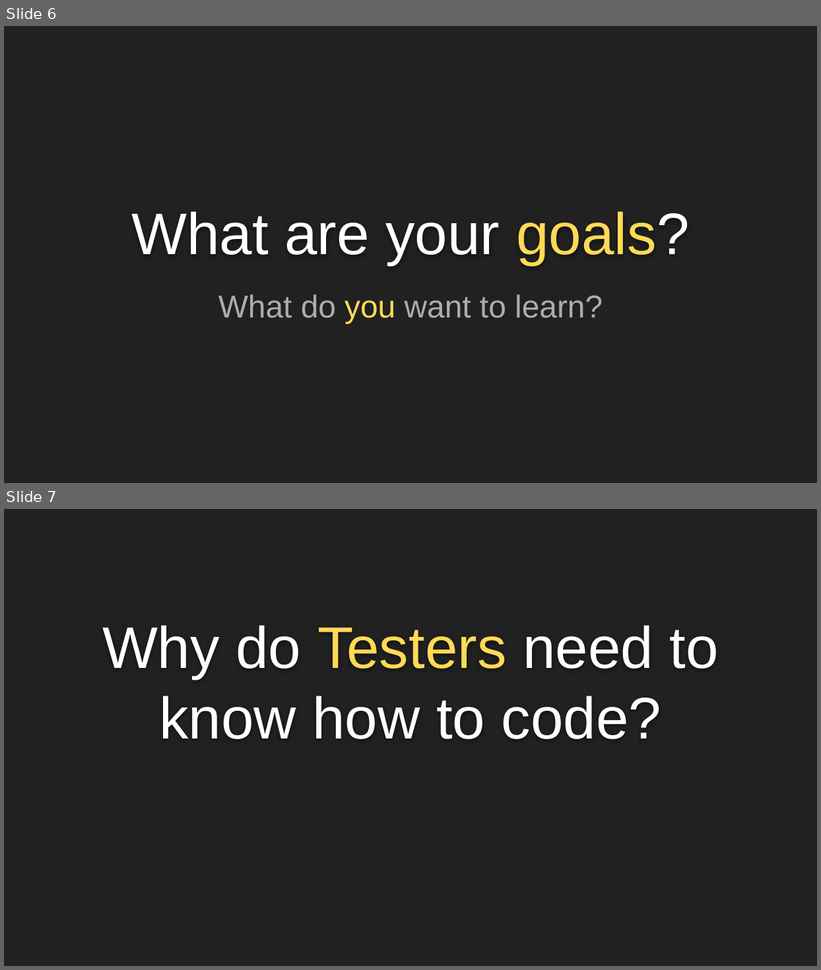
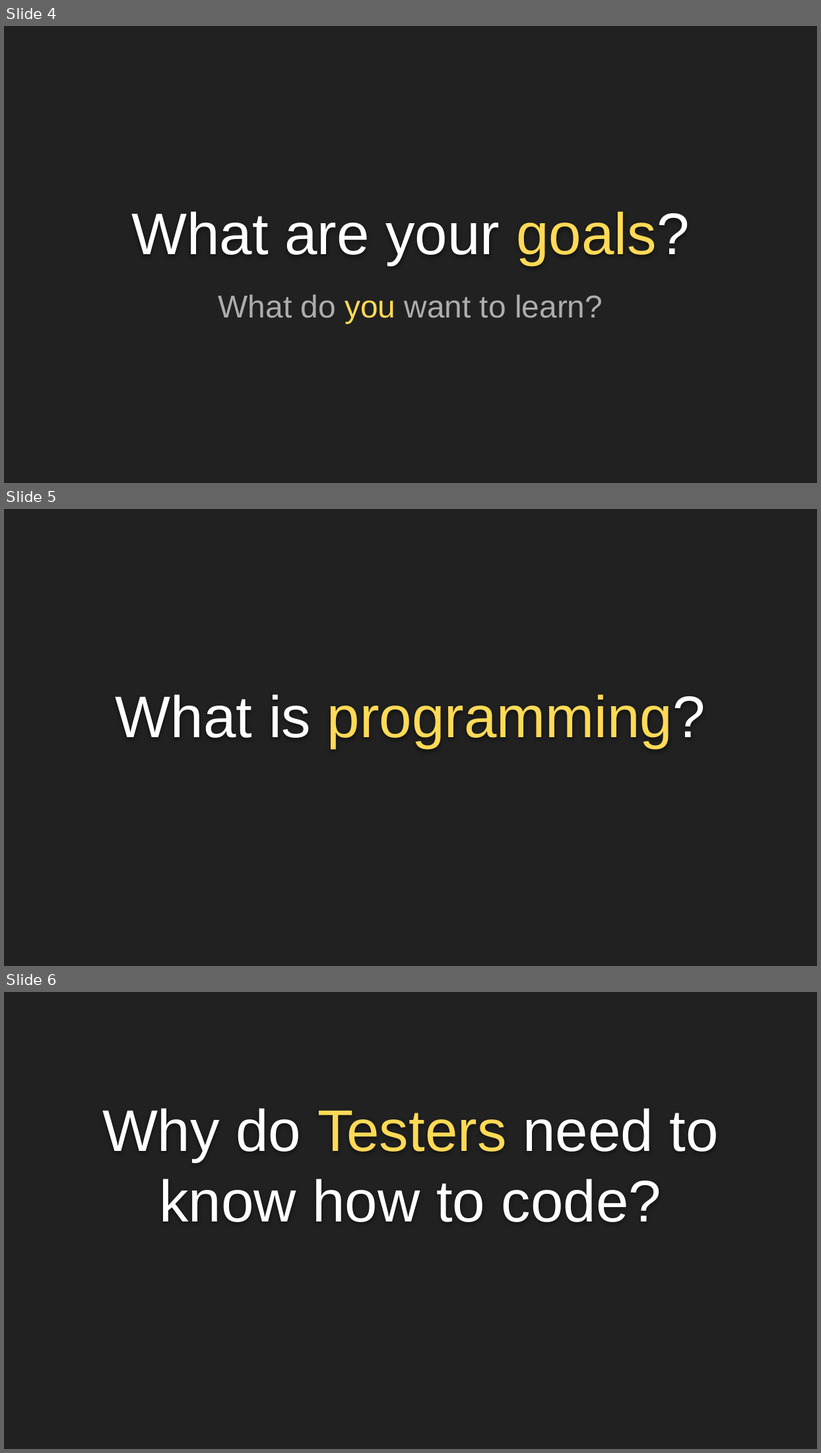
Before and after one commit to mwyrodek/testcamp_workshop, a slide deck: Materiały/C# Workshop.pptx. Shown one above the other, each under a label of ours: slides 6 and 7 before the commit, slides 4, 5 and 6 after it. The pictures are 821x970 and 821x1453 pixels, drawn with LibreOffice and Linux fonts; fonts in the diff are those of the drawing. Boxes give left, top, right and bottom in pixels: in the first picture for what was removed or moved away, otherwise in the second. Text is boxed around its words. In the diff, an @@ line names an element or a change of style, - is before the commit and + after.

```diff
--- a/Materiały/C# Workshop.pptx
+++ b/Materiały/C# Workshop.pptx
@@ slide 5 added at [4, 509, 817, 966], background #212121 @@
@@ title added at [116, 694, 706, 748], 52 pt, text #FFDA56 @@
+What is programming?
@@ what was slide 6 is now slide 4 @@
@@ what was slide 7 is now slide 6 @@
```
Also in this commit, not shown: 3 slides changed, 4 other slides added, 42 slides removed.
